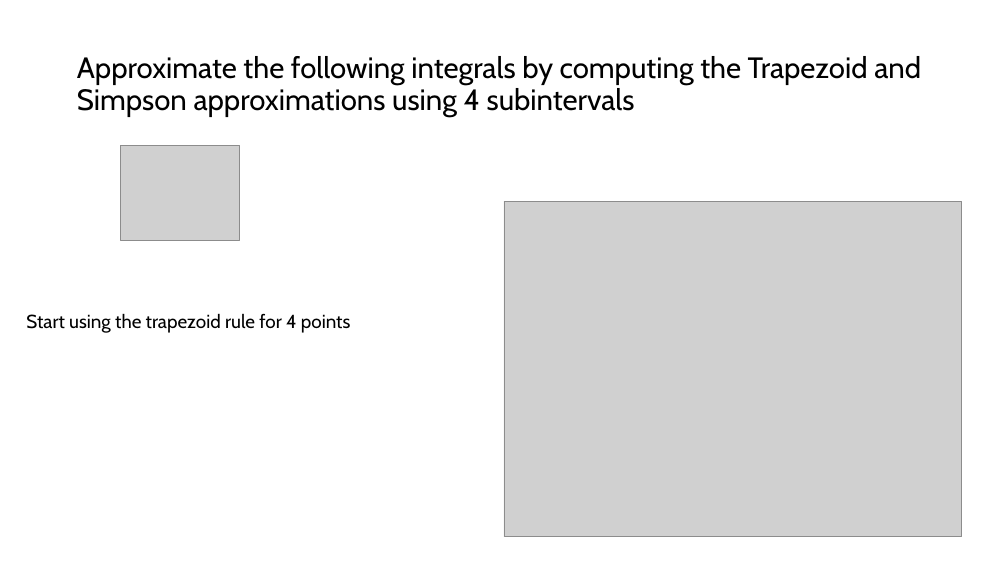
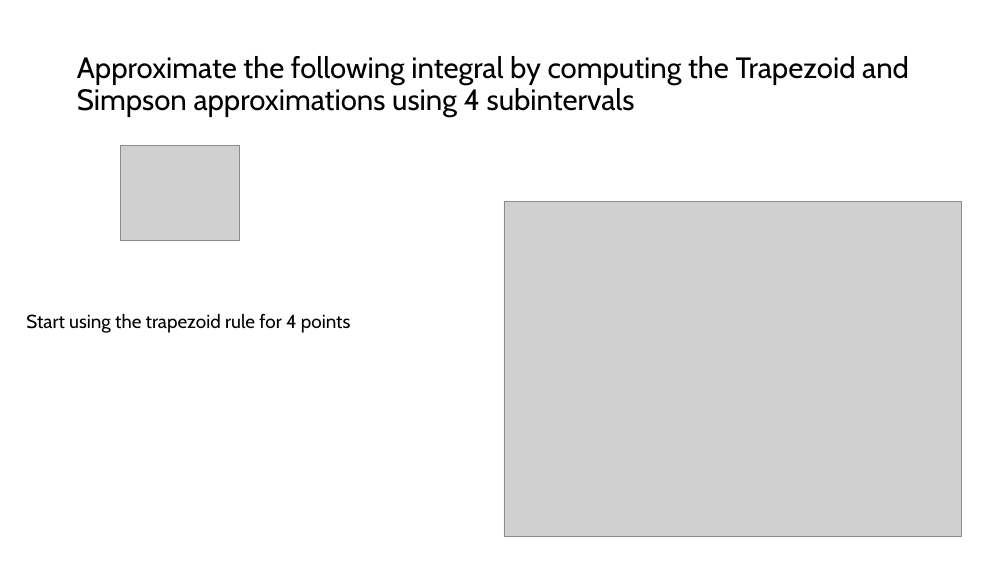
Before and after one commit to ChemAI-Lab/Math4Chem, a slide deck: slide 9 of website/Tutorial_Presentation/Forth_Tutorial_3PC3.pptx. Drawn at 1008x567 pixels with LibreOffice and Linux fonts; fonts in the diff are those of the drawing; grey boxes stand for pictures. Boxes give left, top, right and bottom in pixels: in the first picture for what was removed or moved away, otherwise in the second. Text is boxed around its words. In the diff, an @@ line names an element or a change of style, - is before the commit and + after.

Commit message:
updating 4th

```diff
--- a/website/Tutorial_Presentation/Forth_Tutorial_3PC3.pptx
+++ b/website/Tutorial_Presentation/Forth_Tutorial_3PC3.pptx
@@ title at (77, 56, 909, 117): text changed @@
-Approximate the following integrals by computing the Trapezoid and Simpson approximations using 4 subintervals
+Approximate the following integral by computing the Trapezoid and Simpson approximations using 4 subintervals
```
Also in this commit, not shown: 1 other slide changed, 1 slide added, 1 slide removed.
